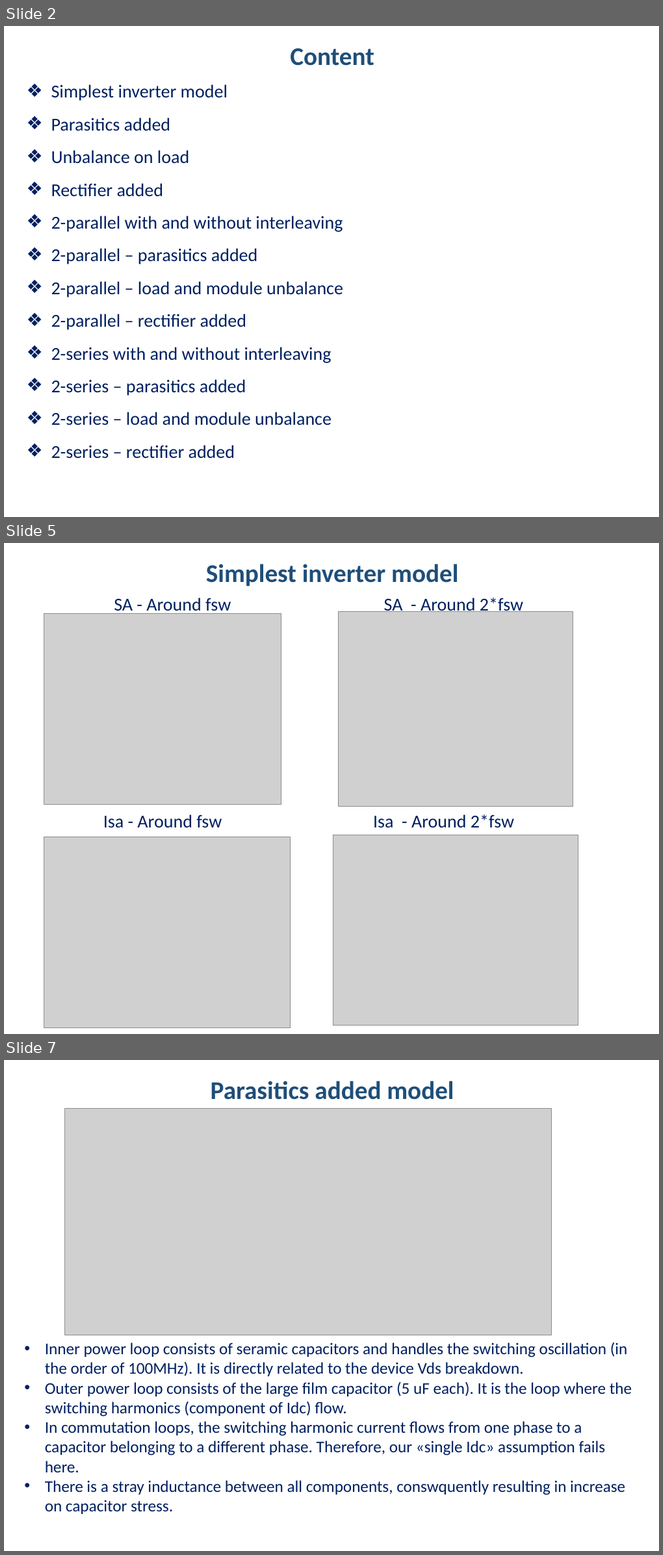
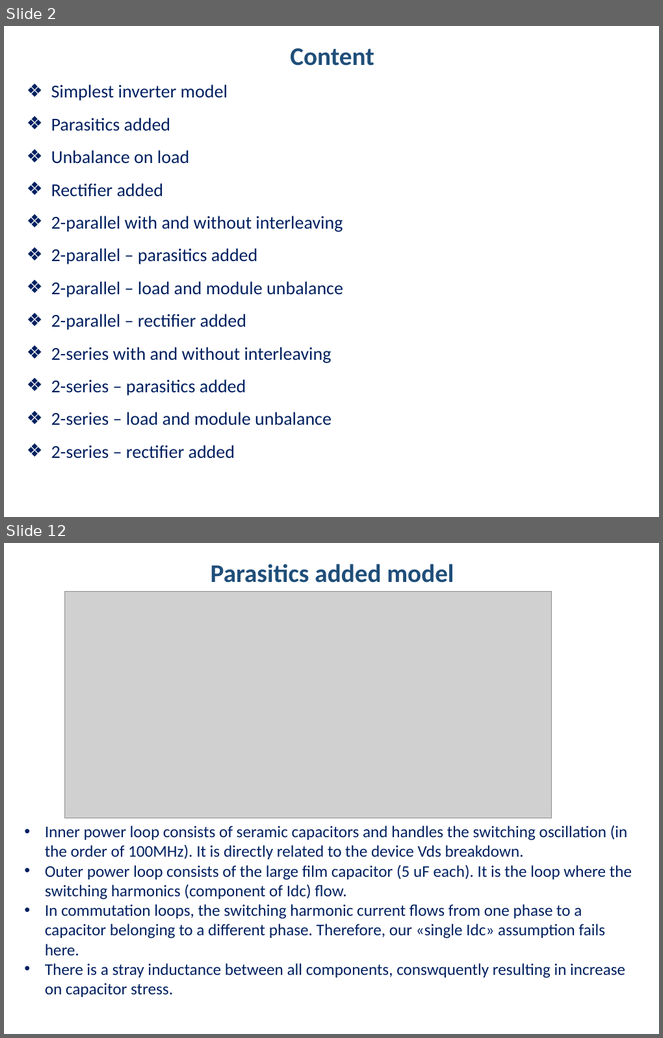
Before and after one commit to hakanpolat/IMMD, a slide deck: Simulation/dcbusmodelwrapup/immd_dcbusmodelwrapup.pptx. Shown one above the other, each under a label of ours: slides 2, 5 and 7 before the commit, slides 2 and 12 after it; the slides between them are not shown. The pictures are 663x1555 and 663x1038 pixels, drawn with LibreOffice and Linux fonts; fonts in the diff are those of the drawing; grey boxes stand for pictures. Boxes give left, top, right and bottom in pixels: in the first picture for what was removed or moved away, otherwise in the second. Text is boxed around its words. In the diff, an @@ line names an element or a change of style, - is before the commit and + after.

Commit message:
DC bus model wrap up sunumuna devam edildi. Simplest model tamamlandı. Envelope fenomeni açıklandı.

```diff
--- a/Simulation/dcbusmodelwrapup/immd_dcbusmodelwrapup.pptx
+++ b/Simulation/dcbusmodelwrapup/immd_dcbusmodelwrapup.pptx
@@ slide 5 removed at [4, 543, 659, 1034], background #FFFFFF @@
@@ text removed at [206, 564, 458, 586] @@
-Simplest inverter model
@@ text removed at [114, 598, 231, 615] @@
-SA - Around fsw
@@ text removed at [384, 598, 523, 615] @@
-SA - Around 2*fsw
@@ picture removed at [44, 614, 281, 804] @@
@@ picture removed at [338, 612, 573, 807] @@
@@ text removed at [103, 815, 222, 828] @@
-Isa - Around fsw
@@ text removed at [373, 815, 514, 828] @@
-Isa - Around 2*fsw
@@ picture removed at [44, 837, 289, 1028] @@
@@ picture removed at [333, 835, 579, 1026] @@
@@ what was slide 7 is now slide 12 @@
```
Also in this commit, not shown: 3 slides changed, 6 slides added, 4 other files.
